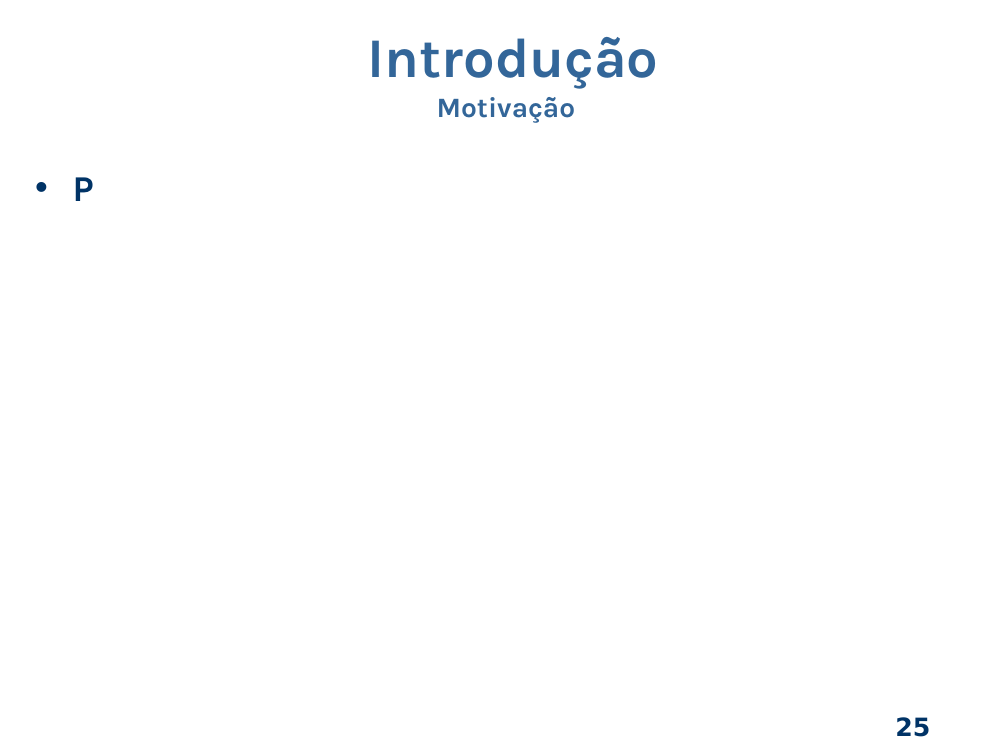
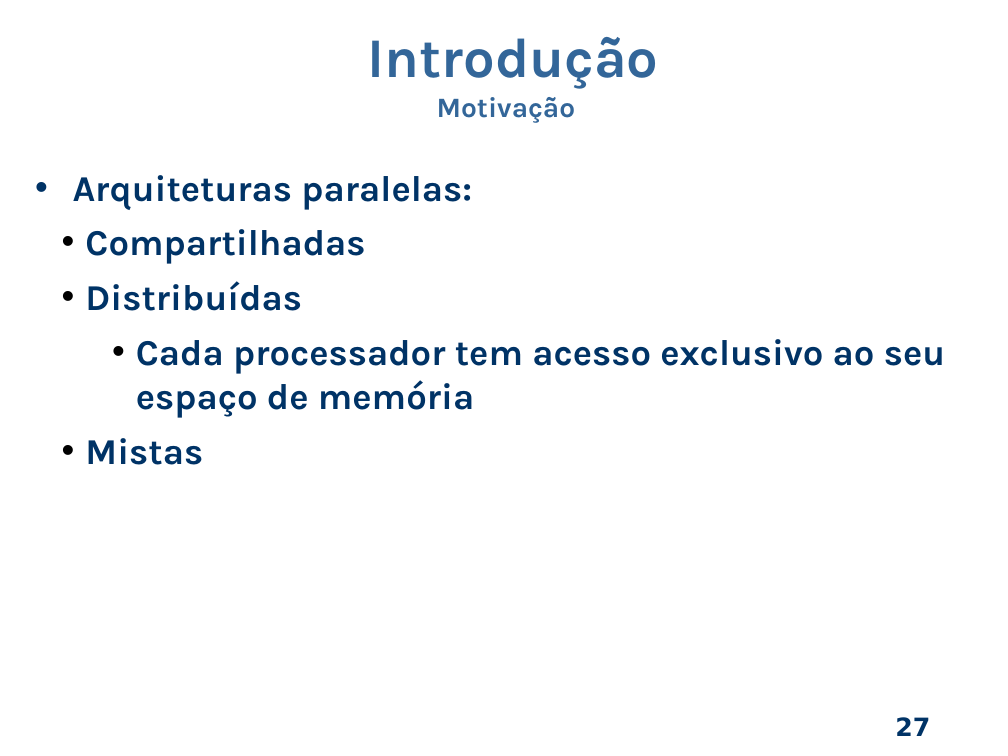
Before and after one commit to dant25/pre-proposta, a slide deck: slide 27 of apresentação/Apresentacao pre.odp (slide 25 before the commit). Drawn at 1008x756 pixels with LibreOffice and Linux fonts; fonts in the diff are those of the drawing; background and template pictures are left out. Boxes give left, top, right and bottom in pixels: in the first picture for what was removed or moved away, otherwise in the second. Text is boxed around its words. In the diff, an @@ line names an element or a change of style, - is before the commit and + after.

```diff
--- a/apresentação/Apresentacao pre.odp
+++ b/apresentação/Apresentacao pre.odp
@@ text at [73,175,945,465]: text changed @@
-• P
+• Arquiteturas paralelas:
+  • Compartilhadas
+  • Distribuídas
+    • Cada processador tem acesso exclusivo ao seu espaço de memória
+  • Mistas
@@ page number at [895,717,930,736]: text changed @@
-25
+27
```
Also in this commit, not shown: 5 other slides changed, 32 slides added, 7 other files.
